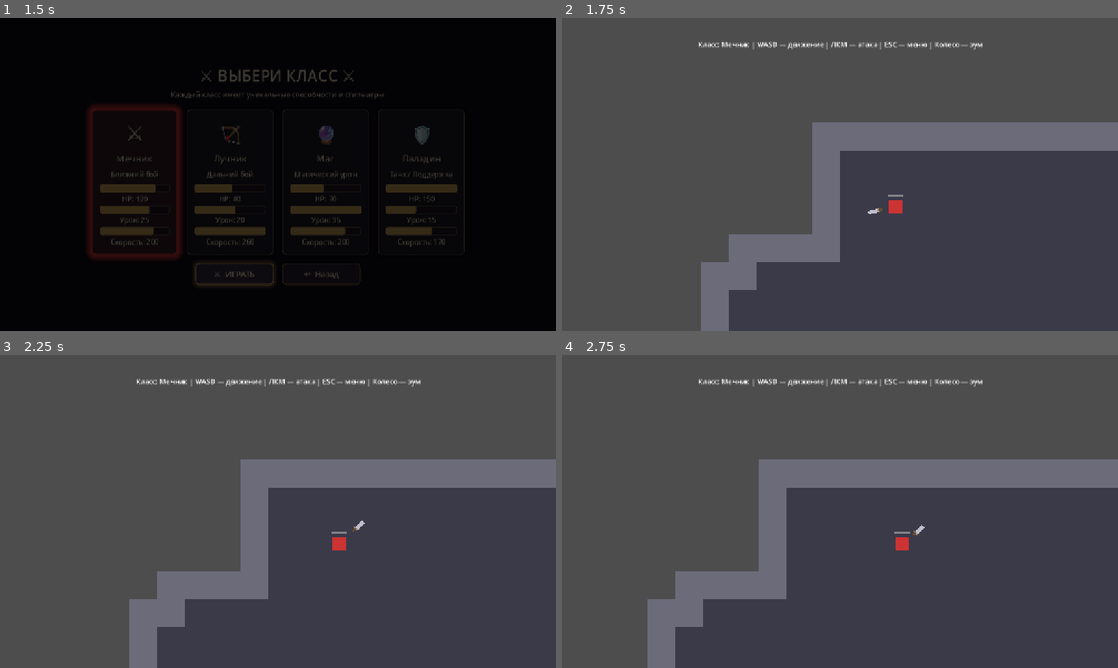
Above: before the commit, frames 1-4 (two rows, left to right).
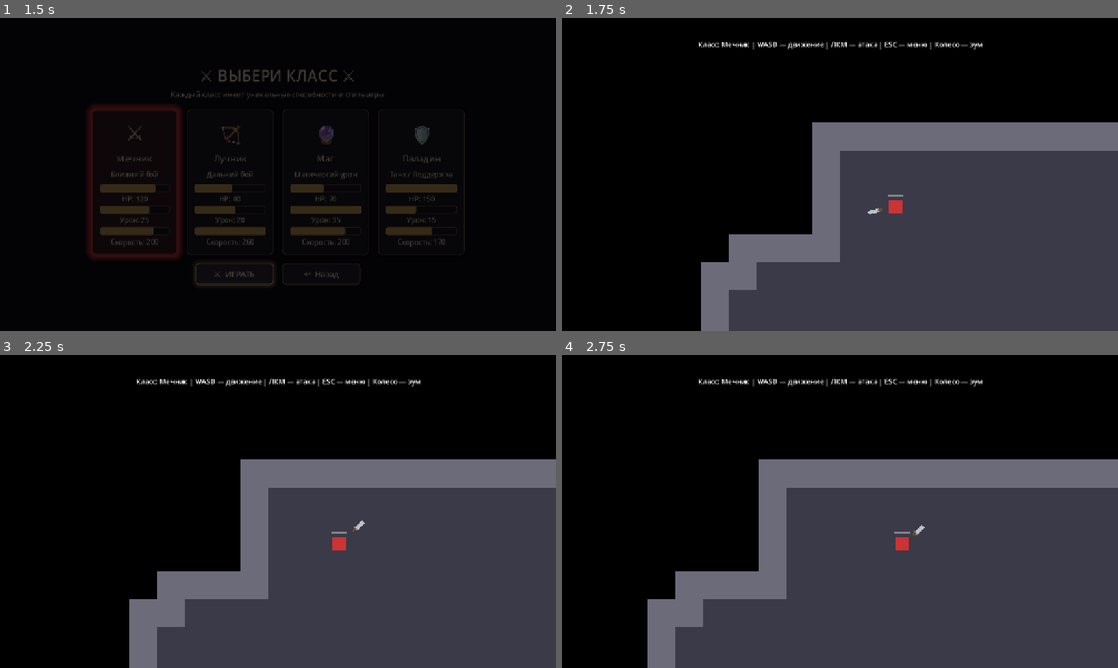
Above: after the commit, the same moments.

Repository: WETQV/sworm-vlood
Game: Godot game, scene res://scenes/ui/main_menu.tscn
The game is run twice, just before and just after one commit, with the same random seed, the same clock (stepped at 60 frames per second) and the same inputs.
Inputs (mouse positions are in pixels of both pictures, inside the frame that each line leads up to):
- Up to frame 1 (1.5 s): click "⚔ ИГРАТЬ" at 0.5 s; click "⚔ ИГРАТЬ" at 1.25 s
- Up to frame 2 (1.75 s): no input
- Up to frame 3 (2.25 s): tap Enter at 2 s; move the mouse to (400, 495) at 2.02 s; hold D (move_right) from 2.03 s (still down); click (400, 495) at 2.1 s
- Up to frame 4 (2.75 s): keep holding D (move_right)

Frame 1 is identical in both runs. In frame 2, 58% of the frame differs, in the area x 0-100%, y 0-100%; in frame 3, 56%; in frame 4, 51%.

Commit message:
Refactor enemy AI, UI styles, and room init
Project-wide tweaks and refactors:

- project.godot: set environment default clear color to black.

- scripts/enemies/slime_ai.gd: delay body assignment until _ready (get_parent cast), add _is_ready flag and multiple safety checks in _physics_process (swarm existence, valid target, inside scene/physics space), zero velocity early on failures, and guard move_and_slide call. Keeps swarm registration and personality randomization in _ready.

- scripts/levels/room.gd: use set_deferred for Activation Area collision_layer/mask to avoid immediate property issues, and ensure get_grid_center returns a Vector2i.

- scripts/ui/class_select.gd: extract style creation into _create_styles, cache a base _normal_style and per-class _selected_styles, apply styles via add_theme_stylebox_override instead of recreating styles on each selection, simplify transition tween and input hookup, and minor cleanup.

These changes improve safety against null/scene-state issues, reduce per-frame/style allocations, and fix initialization ordering.

Diff:
--- a/project.godot
+++ b/project.godot
@@ -86,7 +86,7 @@
 common/physics_interpolation=true
 
 [rendering]
-
+environment/defaults/default_clear_color=Color(0, 0, 0, 1)
 rendering_device/driver.windows="d3d12"
 2d/snap/snap_2d_transforms_to_pixel=true
 2d/snap/snap_2d_vertices_to_pixel=true
--- a/scripts/enemies/slime_ai.gd
+++ b/scripts/enemies/slime_ai.gd
@@ -12,7 +12,7 @@
 # ─────────────────────────────────────────────
 
 var swarm: SwarmManager = null
-@onready var body: CharacterBody2D = get_parent()
+var body: CharacterBody2D = null
 
 ## Назначенная цель (конкретный игрок, не один на всех)
 var assigned_target: CharacterBody2D = null
@@ -98,11 +98,17 @@
 # ИНИЦИАЛИЗАЦИЯ
 # ─────────────────────────────────────────────
 
+var _is_ready: bool = false
+
 func _ready() -> void:
+	# Получаем ссылку на родительское тело
+	body = get_parent() as CharacterBody2D
+
 	swarm = _find_swarm_manager()
 	if swarm:
 		swarm.register_slime(body)
 	_randomize_personality()
+	_is_ready = true
 
 
 func _exit_tree() -> void:
@@ -121,10 +127,23 @@
 # ─────────────────────────────────────────────
 
 func _physics_process(delta: float) -> void:
+	# Проверяем, что слайм полностью инициализирован
+	if not _is_ready or not body:
+		body.velocity = Vector2.ZERO
+		return
+
+	# Проверяем, что слайм готов к работе
 	if not swarm:
-		return
+		body.velocity = Vector2.ZERO
+		return
+
 	if not is_instance_valid(assigned_target):
 		# Нет цели — стоим (менеджер скоро назначит)
+		body.velocity = Vector2.ZERO
+		return
+
+	# Проверяем, что тело имеет доступ к physics space
+	if not body.is_inside_tree() or not body.get_world_2d():
 		body.velocity = Vector2.ZERO
 		return
 
@@ -182,7 +201,8 @@
 
 	# ── 8. Двигаемся ──
 	body.velocity = desired * speed
-	body.move_and_slide()
+	if body.is_inside_tree() and body.get_world_2d():
+		body.move_and_slide()
 
 	if desired.length() > 0.1:
 		last_direction = desired
--- a/scripts/levels/room.gd
+++ b/scripts/levels/room.gd
@@ -168,8 +168,8 @@
 		return
 
 	_activation_area = Area2D.new()
-	_activation_area.collision_layer = 0
-	_activation_area.collision_mask  = 2  # слой игрока
+	_activation_area.set_deferred("collision_layer", 0)
+	_activation_area.set_deferred("collision_mask", 2)  # слой игрока
 
 	var col  := CollisionShape2D.new()
 	var rect := RectangleShape2D.new()
@@ -319,7 +319,7 @@
 
 
 func get_grid_center() -> Vector2i:
-	return grid_position + room_size / 2
+	return grid_position + Vector2i(room_size / 2)
 
 
 func get_global_connection_point(side: String) -> Vector2i:
--- a/scripts/ui/class_select.gd
+++ b/scripts/ui/class_select.gd
@@ -11,6 +11,8 @@
 
 var _class_cards: Array[PanelContainer] = []
 var _selected_index: int = 0
+var _normal_style: StyleBoxFlat
+var _selected_styles: Array[StyleBoxFlat] = []
 
 # Цвета для классов
 const CLASS_COLORS: Array[Color] = [
@@ -25,6 +27,7 @@
 
 
 func _ready() -> void:
+	_create_styles()
 	_create_transition_overlay()
 	_find_class_cards()
 	_setup_ui()
@@ -32,10 +35,39 @@
 	_start_entrance_animation()
 
 
+func _create_styles() -> void:
+	# Базовый стиль для всех карточек
+	_normal_style = StyleBoxFlat.new()
+	_normal_style.bg_color = Color(0.12, 0.1, 0.14, 0.9)
+	_normal_style.corner_radius_top_left = 10
+	_normal_style.corner_radius_top_right = 10
+	_normal_style.corner_radius_bottom_left = 10
+	_normal_style.corner_radius_bottom_right = 10
+	_normal_style.border_width_left = 2
+	_normal_style.border_width_top = 2
+	_normal_style.border_width_right = 2
+	_normal_style.border_width_bottom = 2
+	_normal_style.border_color = Color(0.4, 0.35, 0.25, 1)
+	_normal_style.shadow_color = Color(0, 0, 0, 0.5)
+	_normal_style.shadow_size = 8
+
+	# Стили для выделения (свои цвета)
+	for color in CLASS_COLORS:
+		var style = _normal_style.duplicate()
+		style.border_color = color
+		style.border_width_left = 4
+		style.border_width_top = 4
+		style.border_width_right = 4
+		style.border_width_bottom = 4
+		style.shadow_color = color
+		style.shadow_size = 15
+		_selected_styles.append(style)
+
+
 func _create_transition_overlay() -> void:
 	_transition_overlay = ColorRect.new()
 	_transition_overlay.color = Color.BLACK
-	_transition_overlay.modulate.a = 1.0  # Начинаем с чёрного для fade-in
+	_transition_overlay.modulate.a = 1.0
 	_transition_overlay.mouse_filter = Control.MOUSE_FILTER_IGNORE
 	_transition_overlay.set_anchors_preset(Control.PRESET_FULL_RECT)
 	add_child(_transition_overlay)
@@ -47,10 +79,8 @@
 	for child in cards_container.get_children():
 		if child is PanelContainer:
 			_class_cards.append(child)
-			# Добавляем обработку клика
 			child.gui_input.connect(_on_card_input.bind(child))
 
-	# Выбираем первую карточку по умолчанию
 	if not _class_cards.is_empty():
 		_select_card(0)
 
@@ -67,9 +97,6 @@
 
 func _start_entrance_animation() -> void:
 	var tween = create_tween()
-	tween.set_parallel(true)
-
-	# Fade in от чёрного
 	tween.tween_property(_transition_overlay, "modulate:a", 0.0, 0.3)
 
 
@@ -79,39 +106,12 @@
 
 	_selected_index = index
 
-	# Визуальное выделение карточек
 	for i in range(_class_cards.size()):
 		var card = _class_cards[i]
-		var style: StyleBoxFlat
-
-		# Создаём новый стиль
-		style = StyleBoxFlat.new()
-		style.bg_color = Color(0.12, 0.1, 0.14, 0.9)
-		style.corner_radius_top_left = 10
-		style.corner_radius_top_right = 10
-		style.corner_radius_bottom_left = 10
-		style.corner_radius_bottom_right = 10
-		style.shadow_color = Color(0, 0, 0, 0.5)
-		style.shadow_size = 8
-
 		if i == _selected_index:
-			# Выбранная карточка — золотая рамка
-			style.border_color = CLASS_COLORS[i]
-			style.border_width_left = 4
-			style.border_width_top = 4
-			style.border_width_right = 4
-			style.border_width_bottom = 4
-			style.shadow_color = CLASS_COLORS[i]
-			style.shadow_size = 15
+			card.add_theme_stylebox_override("panel", _selected_styles[i])
 		else:
-			# Обычная карточка
-			style.border_color = Color(0.4, 0.35, 0.25, 1)
-			style.border_width_left = 2
-			style.border_width_top = 2
-			style.border_width_right = 2
-			style.border_width_bottom = 2
-
-		card.add_theme_stylebox_override("panel", style)
+			card.add_theme_stylebox_override("panel", _normal_style)
 
 
 func _on_card_input(event: InputEvent, card: PanelContainer) -> void:
@@ -122,7 +122,6 @@
 
 
 func _on_play_pressed() -> void:
-	# Сохраняем выбранный класс
 	GameManager.selected_class = _selected_index as GameManager.PlayerClass
 	_transition_out()
 
